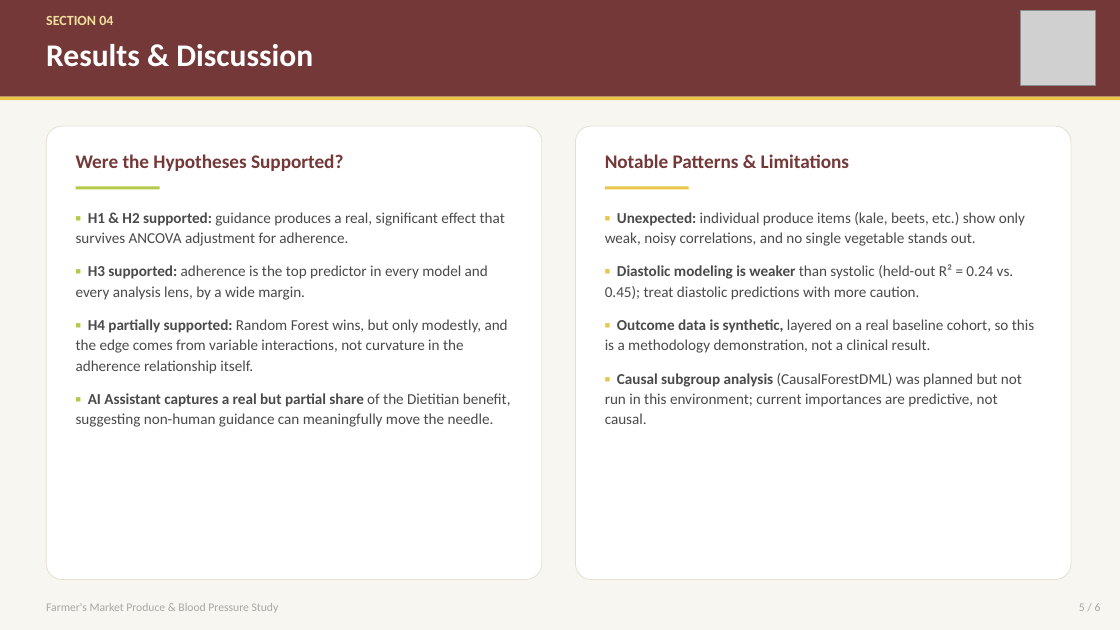
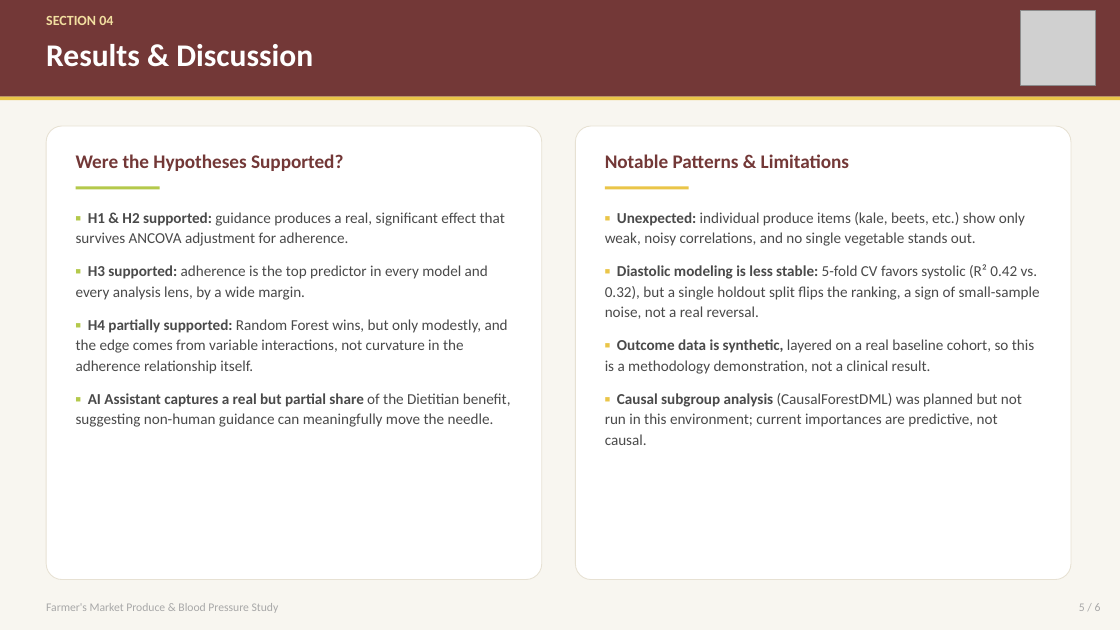
Before and after one commit to edefang/farmers-market-bp-study, a slide deck: slide 5 of BP_Study_Presentation.pptx. Drawn at 1120x630 pixels with LibreOffice and Linux fonts; fonts in the diff are those of the drawing; grey boxes stand for pictures. Boxes give left, top, right and bottom in pixels: in the first picture for what was removed or moved away, otherwise in the second. Text is boxed around its words. In the diff, an @@ line names an element or a change of style, - is before the commit and + after.

Commit message:
Reconcile paper, presentation, and repo on cleaned data (N=296)
Data cleaning surfaced 4 rows with physiologically implausible
baseline BP readings (diastolic of 1000, systolic of 17), now
dropped in scripts/common.py so every downstream script and the
Colab notebook use the same cleaned N=296 sample.

- Regenerated all 11 figures, eda_summary.md, modeling_summary.md,
  and model_comparison.csv on the cleaned data
- Rewrote COMPREHENSIVE_RESEARCH_PAPER.md/.pdf with a new Data
  Cleaning subsection and every statistic updated to match
- Updated BP_Study_Presentation.pptx text and charts to match,
  including correcting a stat that reversed after cleaning
  (systolic vs. diastolic model performance under CV vs. holdout)
- Added notebooks/bp_study_colab.ipynb (full workflow for Colab)
- Removed scripts/04_build_report.py and 05_build_paper.py
  (generated superseded FINAL_REPORT/RESEARCH_PAPER docs that
  were never part of this repo)

```diff
--- a/BP_Study_Presentation.pptx
+++ b/BP_Study_Presentation.pptx
@@ text at [605,264,1040,319]: text changed @@
-▪ Diastolic modeling is weaker than systolic (held-out R² = 0.24 vs. 0.45); treat diastolic predictions with more caution.
+▪ Diastolic modeling is less stable: 5-fold CV favors systolic (R² 0.42 vs. 0.32), but a single holdout split flips the ranking, a sign of small-sample noise, not a real reversal.
```
Also in this commit, not shown: 2 other slides changed, 23 other files.
